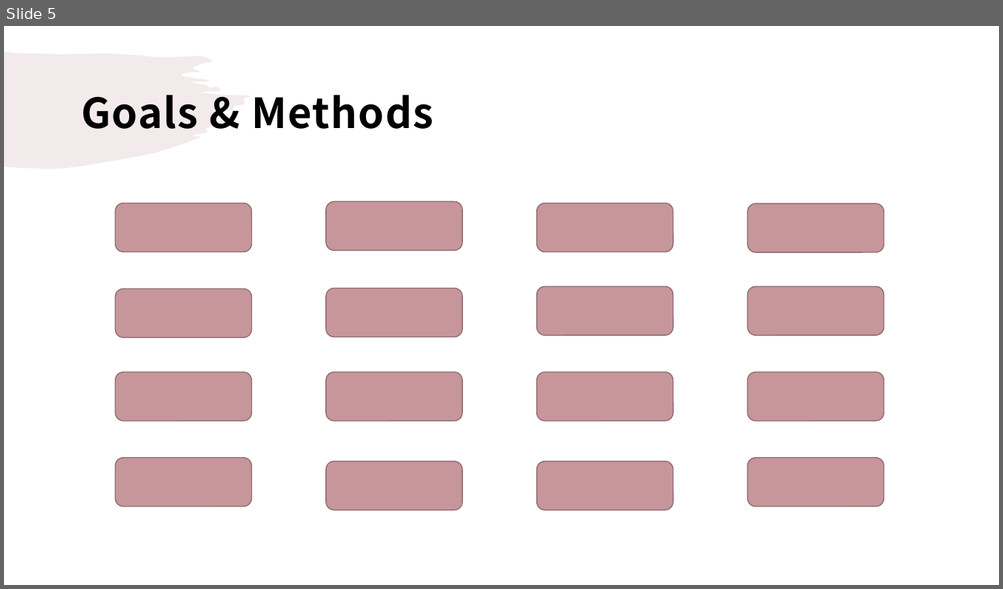
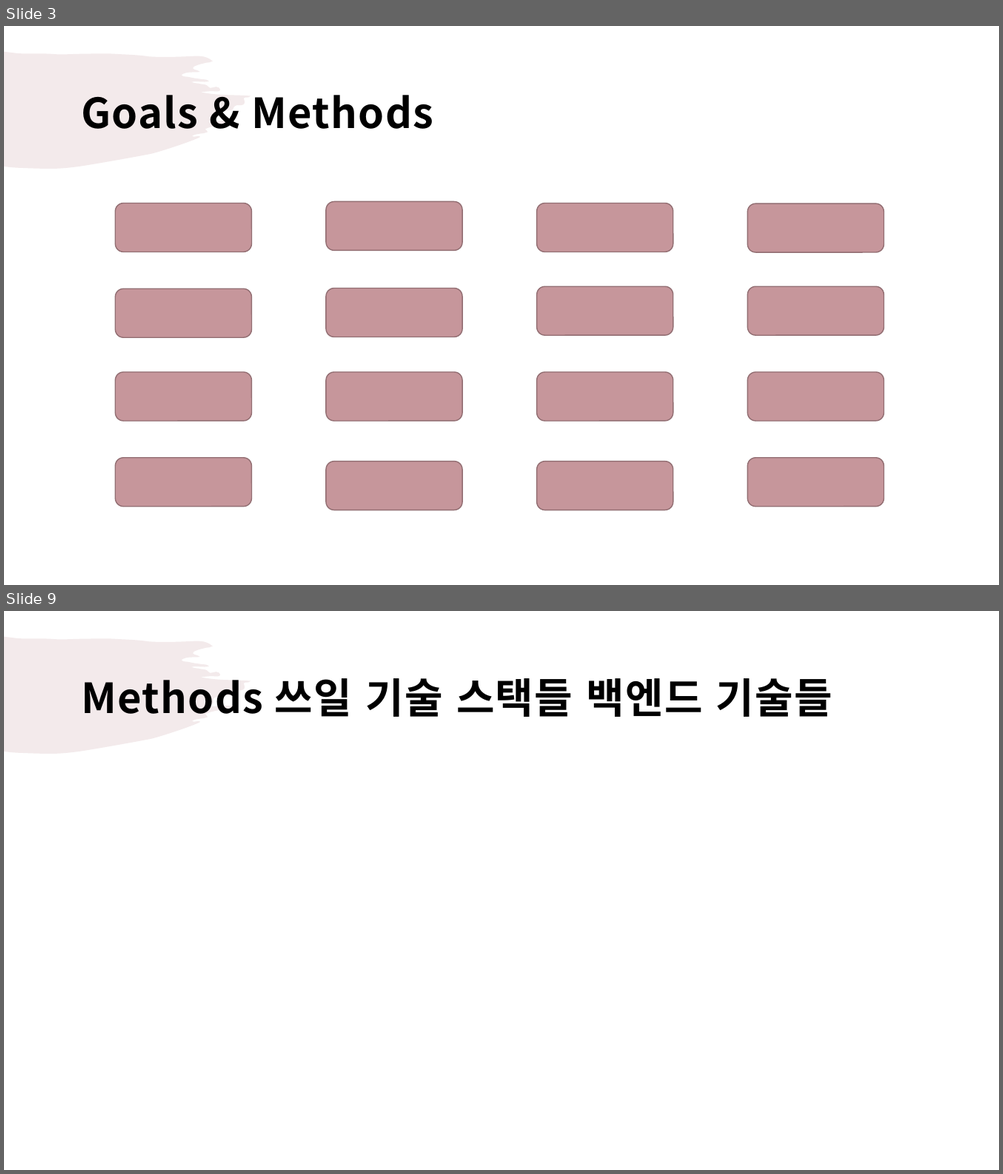
Before and after one commit to droongma/2021spring_41class_team13, a slide deck: 팀플제안서ppt.pptx. Shown one above the other, each under a label of ours: slide 5 before the commit, slides 3 and 9 after it; the slides between them are not shown. The pictures are 1003x589 and 1003x1174 pixels, drawn with LibreOffice and Linux fonts; fonts in the diff are those of the drawing. Boxes give left, top, right and bottom in pixels: in the first picture for what was removed or moved away, otherwise in the second. Text is boxed around its words. In the diff, an @@ line names an element or a change of style, - is before the commit and + after.

Commit message:
황석진 goals / method 작업중

```diff
--- a/팀플제안서ppt.pptx
+++ b/팀플제안서ppt.pptx
@@ slide 9 added at <box>4,611,999,1170</box>, background #FFFFFF; not listed: 1 template element that a slide beside it also shows @@
@@ title added at <box>81,678,832,717</box>, 40 pt, text #000000, bold @@
+Methods 쓰일 기술 스택들 백엔드 기술들
@@ what was slide 5 is now slide 3 @@
```
Also in this commit, not shown: 5 other slides added, 4 slides removed.
